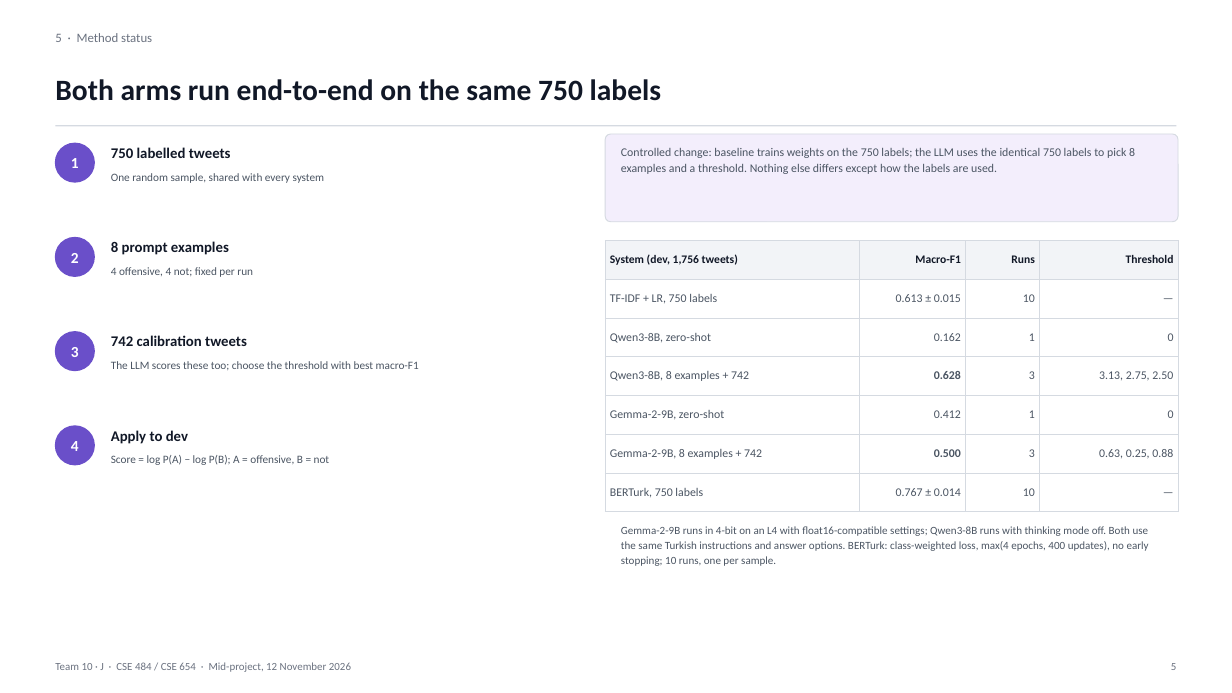
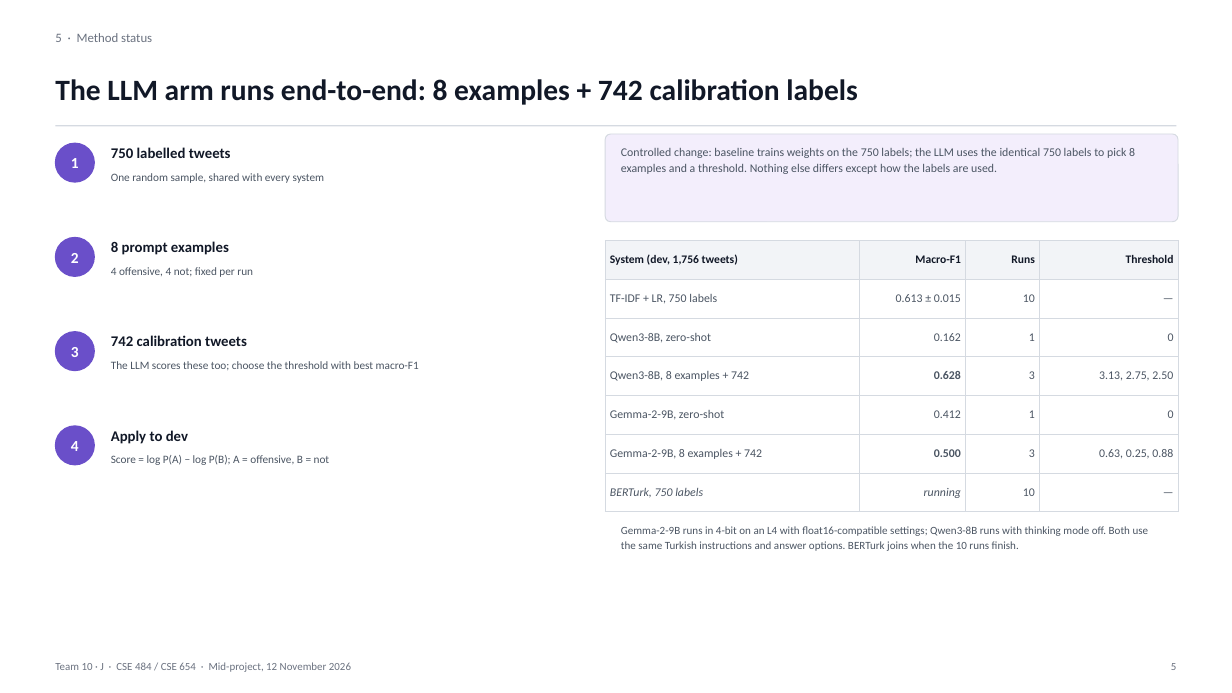
Before and after one commit to VesileHann/offenseval-tr-midproject, a slide deck: slide 5 of paper/Team10_MidProject.pptx. Drawn at 1232x693 pixels with LibreOffice and Linux fonts; fonts in the diff are those of the drawing. Boxes give left, top, right and bottom in pixels: in the first picture for what was removed or moved away, otherwise in the second. Text is boxed around its words. In the diff, an @@ line names an element or a change of style, - is before the commit and + after.

Commit message:
Revert "paper: add BERTurk results and owners to the mid-project deck"
This reverts commit d0111e65f37f4d2c0830d0dfc421bb6ef41ed2a7.

```diff
--- a/paper/Team10_MidProject.pptx
+++ b/paper/Team10_MidProject.pptx
@@ text at [55, 79, 857, 105]: text changed @@
-Both arms run end-to-end on the same 750 labels
+The LLM arm runs end-to-end: 8 examples + 742 calibration labels
@@ table at [605, 240, 1178, 502] @@
-row 7, column 2: 0.767 ± 0.014
+row 7, column 2: running
@@ italic on in "BERTurk, 750 labels" @@
@@ text at [621, 526, 1149, 551]: text changed @@
-Gemma-2-9B runs in 4-bit on an L4 with float16-compatible settings; Qwen3-8B runs with thinking mode off. Both use the same Turkish instructions and answer options. BERTurk: class-weighted loss, max(4 epochs, 400 updates), no early stopping; 10 runs, one per sample.
+Gemma-2-9B runs in 4-bit on an L4 with float16-compatible settings; Qwen3-8B runs with thinking mode off. Both use the same Turkish instructions and answer options. BERTurk joins when the 10 runs finish.
```
Also in this commit, not shown: 9 other slides changed, 2 other files.
